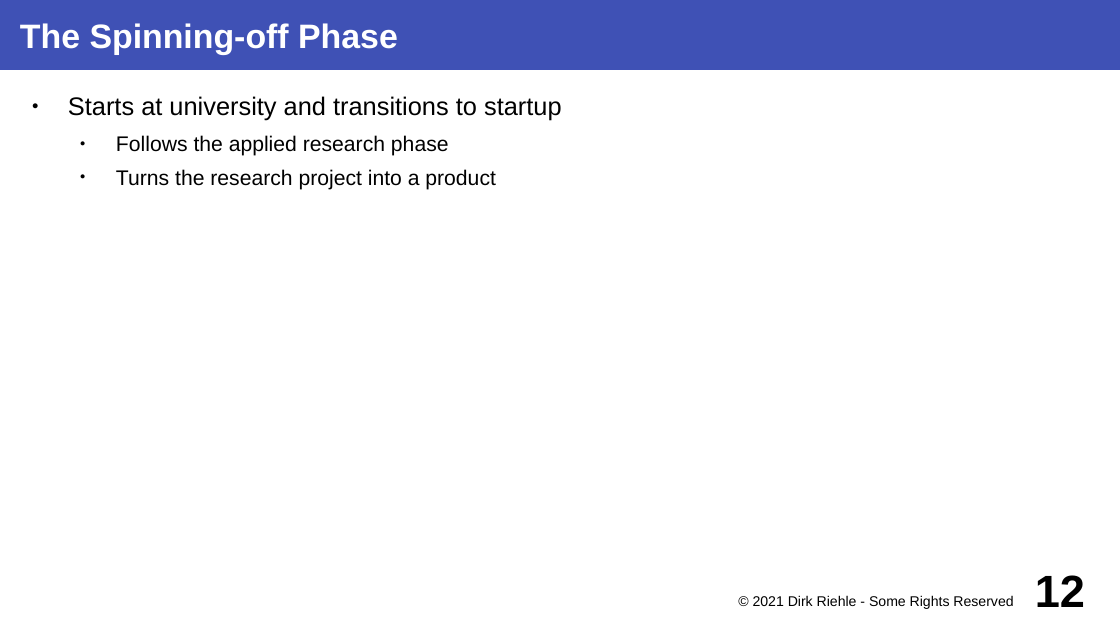
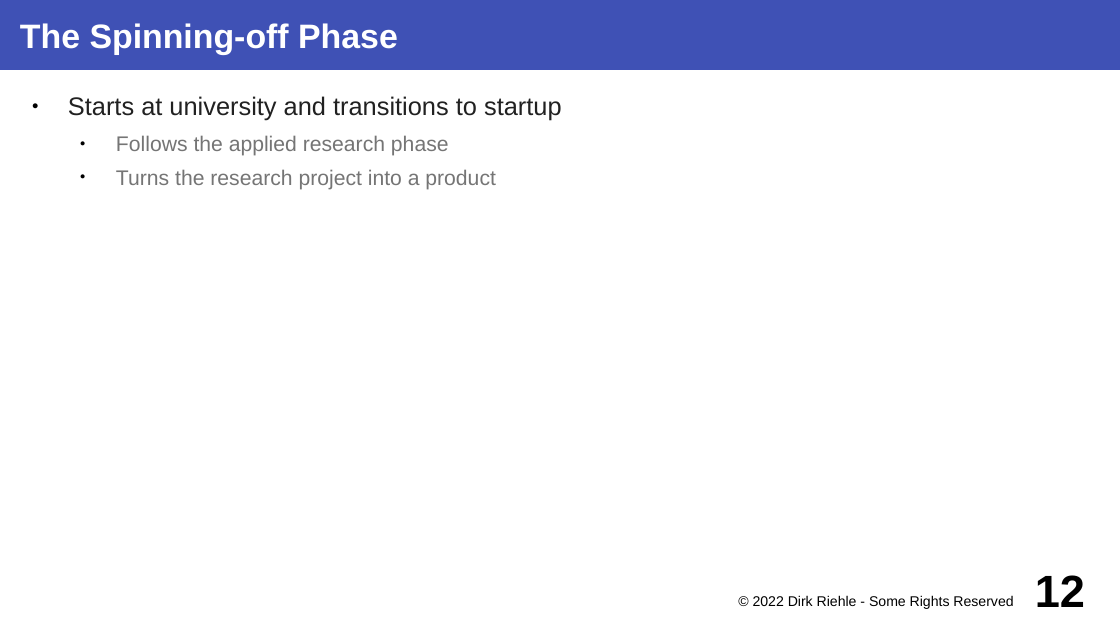
Before and after one commit to dirkriehle/coss-course, a slide deck: slide 12 of Lecture slides/COSS D03 - University Spin-offs.odp. Drawn at 1120x630 pixels with LibreOffice and Linux fonts; fonts in the diff are those of the drawing. Boxes give left, top, right and bottom in pixels: in the first picture for what was removed or moved away, otherwise in the second. Text is boxed around its words. In the diff, an @@ line names an element or a change of style, - is before the commit and + after.

```diff
--- a/Lecture slides/COSS D03 - University Spin-offs.odp
+++ b/Lecture slides/COSS D03 - University Spin-offs.odp
@@ text "Starts at university and transitions ..." at (68, 96, 562, 190): text colour #000000 to #212121 in "Starts at university and transitions to startup"; text colour #000000 to #757575 in "Follows the applied research phase", "Turns the research project into a product" @@
@@ text at (753, 595, 1013, 609): text changed @@
-© 2021 Dirk Riehle - Some Rights Reserved
+© 2022 Dirk Riehle - Some Rights Reserved
```
Also in this commit, not shown: 20 other slides changed, 1 slide removed, 8 other files.
